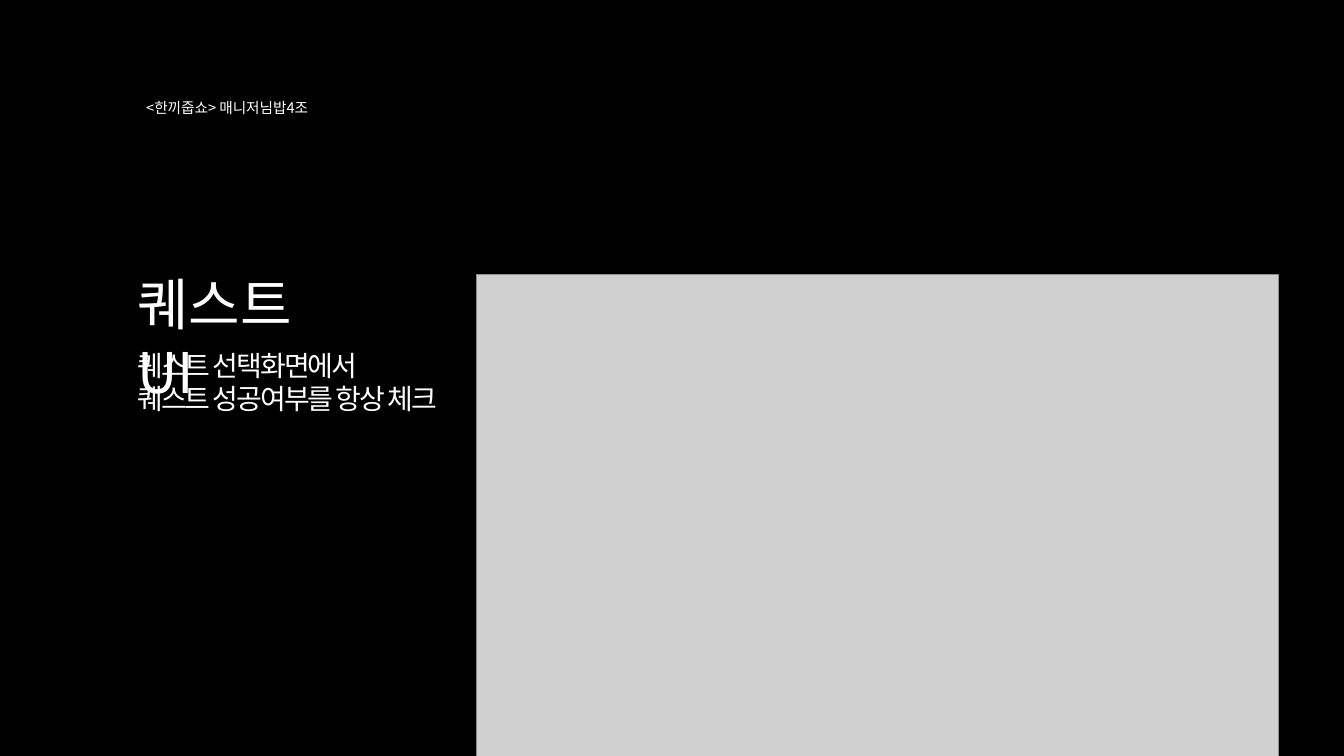
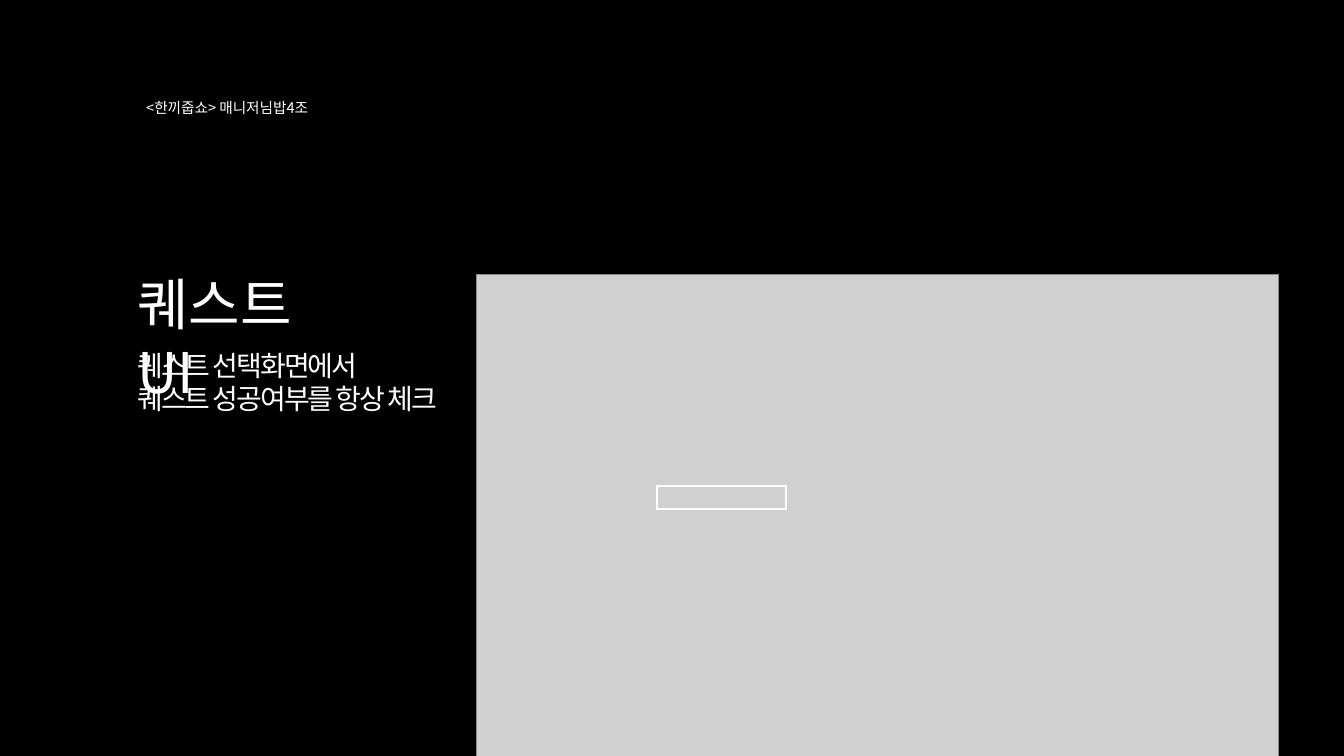
Before and after one commit to LI-JiYoon/TxtRPG, a slide deck: slide 15 of PPT/한끼줍쇼v2 (던전, 퀘스트 내용 추가).pptx (slide 17 before the commit). Drawn at 1344x756 pixels with LibreOffice and Linux fonts; fonts in the diff are those of the drawing; grey boxes stand for pictures. Boxes give left, top, right and bottom in pixels: in the first picture for what was removed or moved away, otherwise in the second. Text is boxed around its words. In the diff, an @@ line names an element or a change of style, - is before the commit and + after.

```diff
--- a/PPT/한끼줍쇼v2 (던전, 퀘스트 내용 추가).pptx
+++ b/PPT/한끼줍쇼v2 (던전, 퀘스트 내용 추가).pptx
@@ rectangle added at (x1=656, y1=486, x2=785, y2=509), outline #FFFFFF 1.5 pt @@
```
Also in this commit, not shown: 2 other slides changed, 9 other files.
